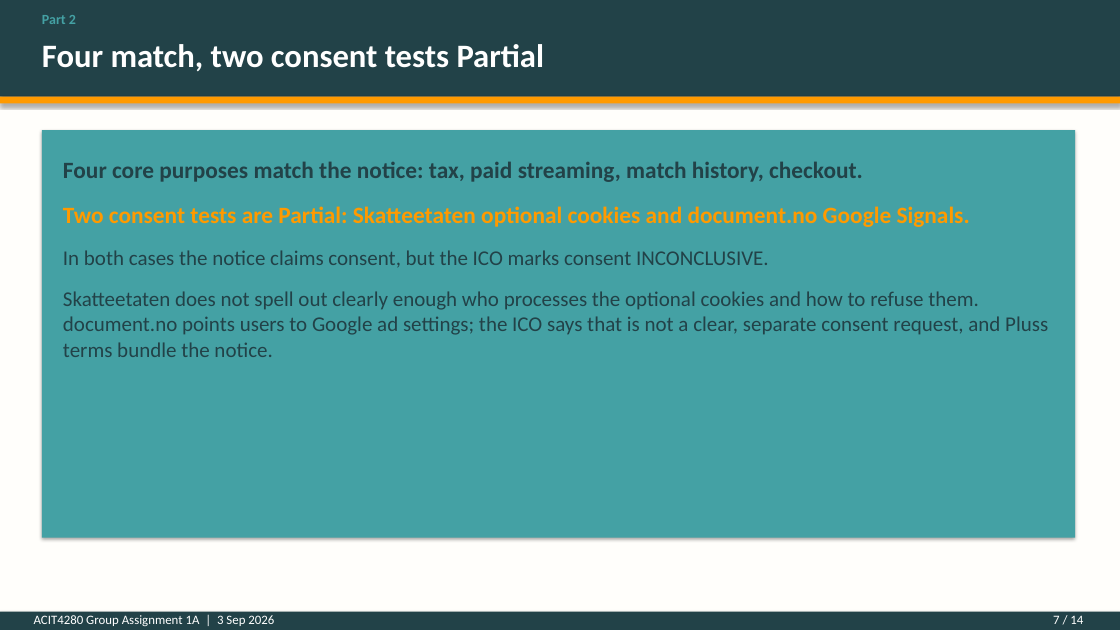
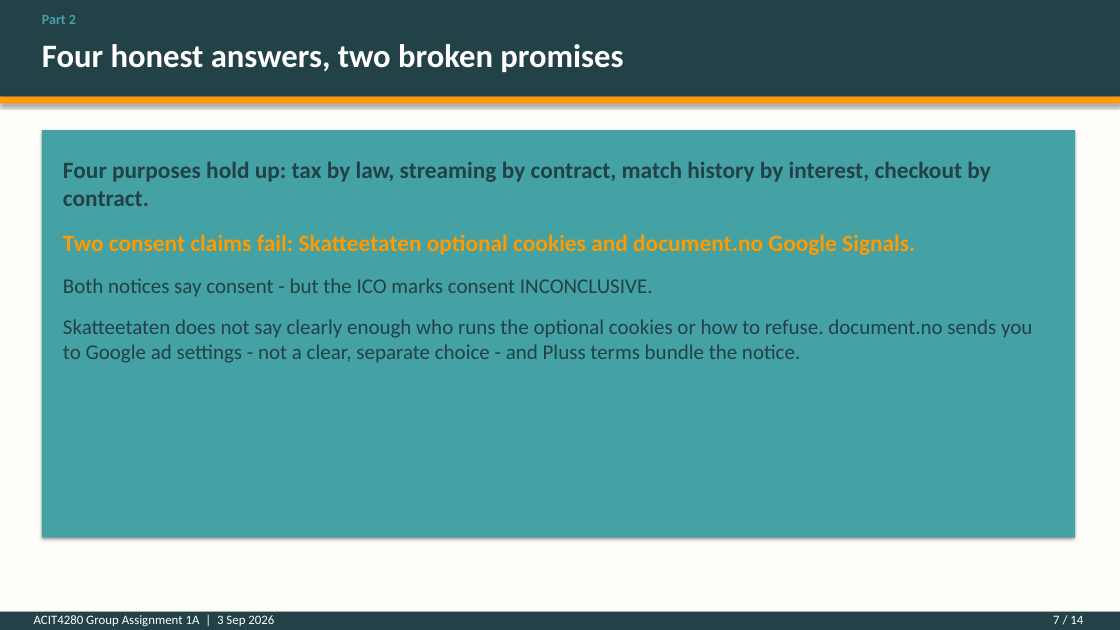
Before and after one commit to kasa031/Bacheloroppgave, a slide deck: slide 7 of ACIT4280_1A_presentation.pptx. Drawn at 1120x630 pixels with LibreOffice and Linux fonts; fonts in the diff are those of the drawing. Boxes give left, top, right and bottom in pixels: in the first picture for what was removed or moved away, otherwise in the second. Text is boxed around its words. In the diff, an @@ line names an element or a change of style, - is before the commit and + after.

```diff
--- a/ACIT4280_1A_presentation.pptx
+++ b/ACIT4280_1A_presentation.pptx
@@ text at bbox=[42, 44, 623, 72]: text changed @@
-Four match, two consent tests Partial
+Four honest answers, two broken promises
@@ text at bbox=[63, 162, 1032, 363]: text changed @@
-Four core purposes match the notice: tax, paid streaming, match history, checkout.
-Two consent tests are Partial: Skatteetaten optional cookies and document.no Google Signals.
-In both cases the notice claims consent, but the ICO marks consent INCONCLUSIVE.
-Skatteetaten does not spell out clearly enough who processes the optional cookies and how to refuse them. document.no points users to Google ad settings; the ICO says that is not a clear, separate consent request, and Pluss terms bundle the notice.
+Four purposes hold up: tax by law, streaming by contract, match history by interest, checkout by contract.
+Two consent claims fail: Skatteetaten optional cookies and document.no Google Signals.
+Both notices say consent - but the ICO marks consent INCONCLUSIVE.
+Skatteetaten does not say clearly enough who runs the optional cookies or how to refuse. document.no sends you to Google ad settings - not a clear, separate choice - and Pluss terms bundle the notice.
```
Also in this commit, not shown: 12 other slides changed, 4 other files.
